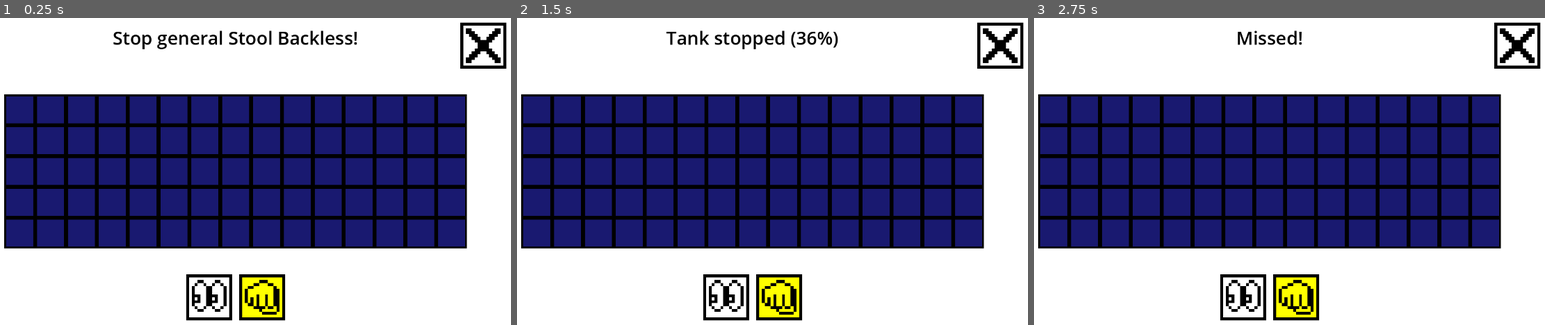
Above: before the commit, frames 1-3 (left to right).
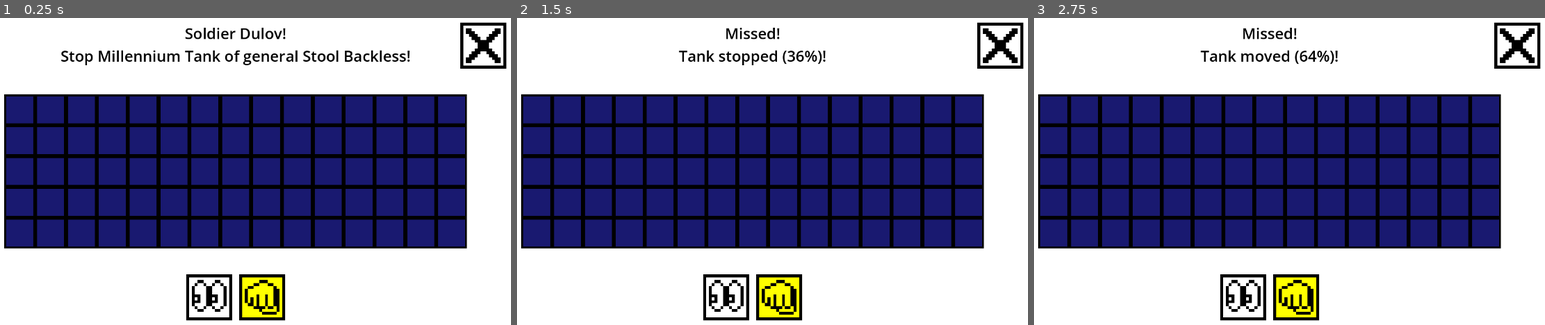
Above: after the commit, the same moments.

Repository: Zheltog/world-of-chunks
Game: Godot game, scene res://Scenes/main.tscn
The game is run twice, just before and just after one commit, with the same random seed, the same clock (stepped at 60 frames per second) and the same inputs.
Inputs (mouse positions are in pixels of both pictures, inside the frame that each line leads up to):
- Up to frame 1 (0.25 s): no input
- Up to frame 2 (1.5 s): click (537, 110) at 0.52 s; click (537, 110) at 1.27 s
- Up to frame 3 (2.75 s): click (1054, 110) at 2.02 s

The runs differ from the first frame. In frame 1, 2.3% of the frame differs, in the area x 11-81%, y 3-16%; in frame 2, 1.3%; in frame 3, 0.8%.

Commit message:
some dev-s and fixes

Diff:
--- a/Scripts/Cell.gd
+++ b/Scripts/Cell.gd
@@ -46,7 +46,7 @@
 
 func shoot():
 	if _occupant == null:
-		EventBus.new_message.emit("Missed!")
+		EventBus.add_message.emit("Missed!")
 	else:
 		_occupant.try_shoot()
 
--- a/Scripts/EventBus.gd
+++ b/Scripts/EventBus.gd
@@ -4,7 +4,7 @@
 signal cell_clicked(coordinates: Coordinates)
 signal cell_recolored(coordinates: Coordinates, color: Color)
 signal cell_occupied(coordinates: Coordinates, occupant: TankPart)
-signal new_message(message: String)
+signal add_message(message: String)
 signal tank_stopped()
 signal tank_moved()
 signal tank_escaped()
--- a/Scripts/GameController.gd
+++ b/Scripts/GameController.gd
@@ -6,7 +6,7 @@
 @export var cells_num_hor: int
 @export var cells_num_ver: int
 @export var light_up_radius: int = 1
-@export var tank_stops_to_win: int = 3
+@export var tank_stops_to_win: int = 5
 @export var tank_initial_stop_probability: int = 36
 @export var wheels_stop_probability_modifier: int = 10
 @export var body_stop_probability_modifier: int = 3
@@ -35,7 +35,7 @@
 	EventBus.cell_clicked.connect(_on_cell_clicked)
 	EventBus.cell_recolored.connect(_on_cell_recolored)
 	EventBus.cell_occupied.connect(_on_cell_occupied)
-	EventBus.new_message.connect(_print_new_message)
+	EventBus.add_message.connect(_add_message)
 	EventBus.tank_stopped.connect(_on_tank_stopped)
 	EventBus.tank_moved.connect(_on_tank_moved)
 	EventBus.tank_escaped.connect(_on_tank_escaped)
@@ -55,13 +55,13 @@
 	_tank.init()
 	_label = get_node("Label")
 
-	_init_buttons()
+	_init_ui()
 
 	_on_gun_button_pressed()
-	_print_new_message("Stop general Stool Backless!")
+	_set_message("Soldier Dulov!\nStop Millennium Tank of general Stool Backless!")
 
 
-func _init_buttons():
+func _init_ui():
 	var cell_size: int = _field.get_cell_size()
 	var button_size: int = cell_size * 1.5
 	var center: Vector2 = _field.get_center()
@@ -84,6 +84,9 @@
 	_rocket_button.position = Vector2(center.x - button_size - cell_size / 8, screen_sizes.y - button_size - cell_size / 4)
 	_gun_button.position = Vector2(center.x + cell_size / 8, screen_sizes.y - button_size - cell_size / 4)
 
+	_label.position = Vector2(_label.position.x, cell_size / 4)
+	_label.add_theme_font_size_override("font_size", cell_size / 2)
+
 
 func _process(delta):
 	pass
@@ -93,10 +96,12 @@
 	if _is_game_over:
 		return
 
+	_reset_message()
 	_field._dim_all_cells()
 	if _cell_click_type == CellClickType.ROCKET:
 		_try_move_tank()
-		_try_light_up_cells(coordinates)
+		if not _is_game_over:
+			_try_light_up_cells(coordinates)
 	elif _cell_click_type == CellClickType.GUN:
 		_try_shoot_cell(coordinates)
 		_try_move_tank()
@@ -113,7 +118,7 @@
 func _on_tank_stopped():
 	_current_tank_stops += 1
 	if _current_tank_stops >= tank_stops_to_win:
-		_print_new_message(str("Tank stopped ", tank_stops_to_win, " times in a row! Victory!"))
+		_set_message(str("Tank stopped ", tank_stops_to_win, " times in a row! Victory!"))
 		_on_game_over()
 
 
@@ -122,17 +127,18 @@
 
 
 func _on_tank_escaped():
-	_print_new_message("Tank escaped! You failed!")
+	_set_message("Tank escaped! You failed!")
 	_on_game_over()
 
 
 func _on_tank_damaged(remaining_hp: int):
 	if remaining_hp <= 0:
-		_print_new_message("Tank is destroyed! Victory!")
+		_set_message("Tank is destroyed! Victory!")
 		_on_game_over()
 
 
 func _try_light_up_cells(center: Coordinates):
+	_add_message("Field is lighted up!")
 	_field.light_up_cells(center, light_up_radius)
 
 
@@ -144,8 +150,19 @@
 	_tank.try_move()
 
 
-func _print_new_message(message: String):
+func _reset_message():
+	_label.text = ""
+
+
+func _set_message(message: String):
 	_label.text = message
+
+
+func _add_message(message: String):
+	if _label.text == "":
+		_set_message(message)
+	else:
+		_label.text += "\n" + message
 
 
 func _on_game_over():
--- a/Scripts/Tank.gd
+++ b/Scripts/Tank.gd
@@ -34,11 +34,7 @@
 func try_move():
 	var random = randi() % 100
 	var is_stop = random < stop_probability
-	if is_stop:
-		EventBus.new_message.emit(str("Tank stopped (", stop_probability, "%)"))
-		EventBus.tank_stopped.emit()
-	else:
-		_move()
+	_move(0 if is_stop else -1)
 
 
 func set_coordinates(x: int, y: int):
@@ -51,8 +47,13 @@
 	EventBus.tank_damaged.emit(remaining_hp)
 
 
-func _move():
-	EventBus.tank_moved.emit()
+func _move(distance: int):
+	if distance == 0:
+		EventBus.add_message.emit(str("Tank stopped (", stop_probability, "%)!"))
+		EventBus.tank_stopped.emit()
+	else:
+		EventBus.add_message.emit(str("Tank moved (", 100 - stop_probability, "%)!"))
+		EventBus.tank_moved.emit()
 
 	_wheels.release_cells()
 	_body.release_cells()
--- a/Scripts/TankPart.gd
+++ b/Scripts/TankPart.gd
@@ -38,12 +38,12 @@
 
 	if is_hit:
 		hp -= 1
-		EventBus.new_message.emit(str("Got it! Remaining ", hp, " of ", part_name))
+		EventBus.add_message.emit(str("Got it! Remaining ", hp, " of ", part_name, "!"))
 		parent.on_hit(stop_probability_modifier)
 		if hp == 0:
 			color = Color.DIM_GRAY
 	else:
-		EventBus.new_message.emit("Missed!")
+		EventBus.add_message.emit("Missed!")
 
 
 func _process_coordinates(_color: Color, _occupant: TankPart):
